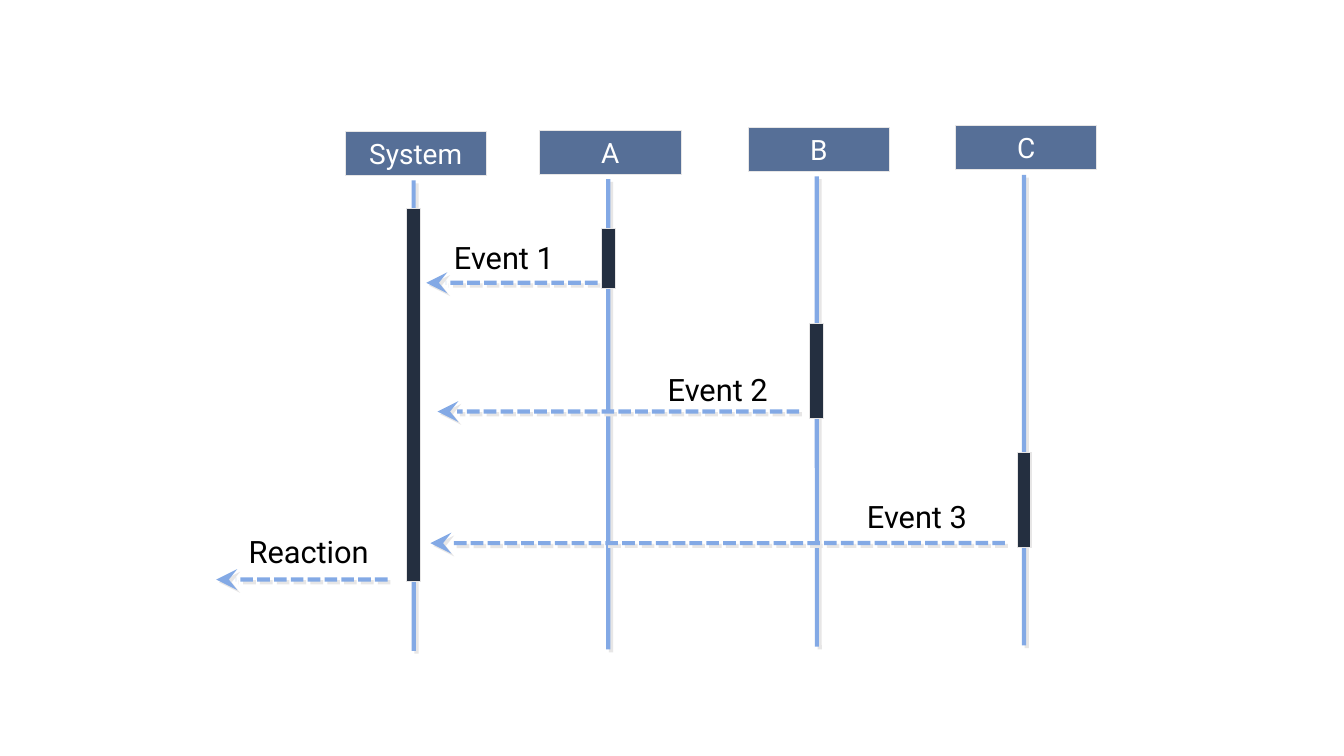
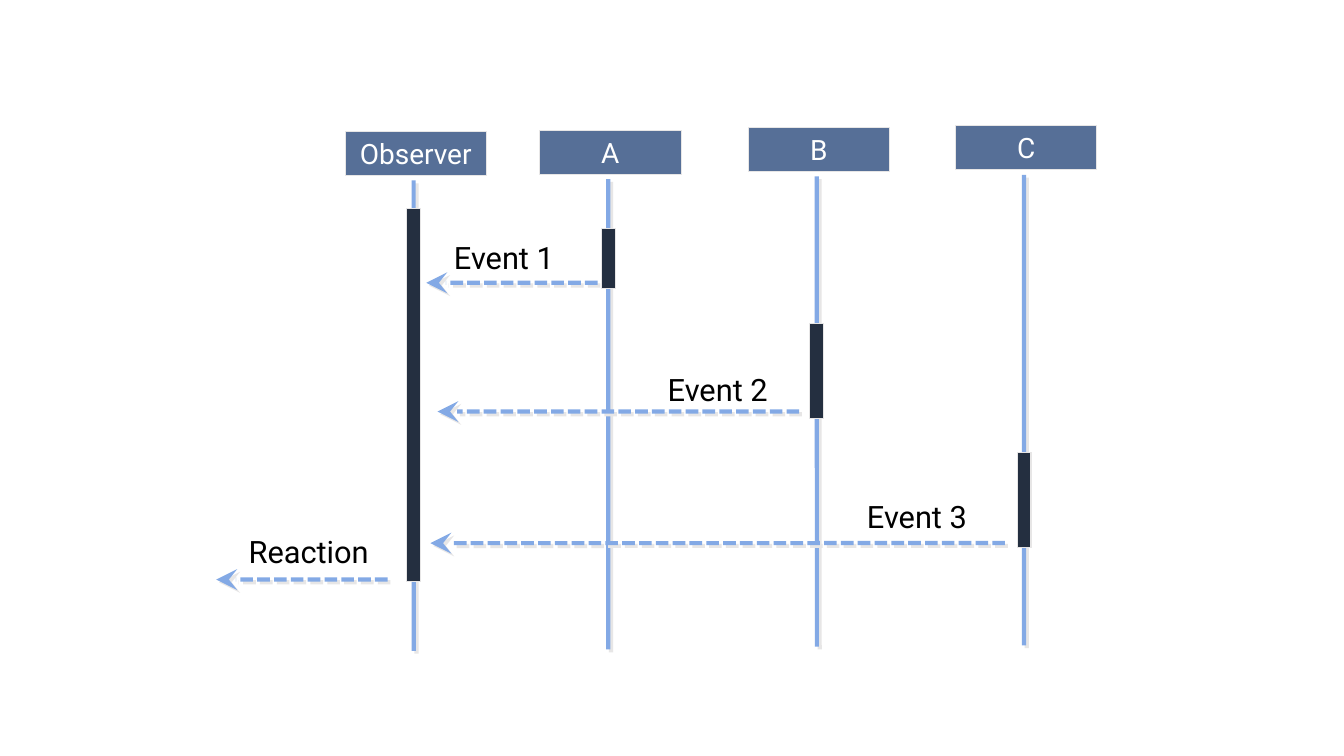
Before and after one commit to Particular/SagaMasterClass, a slide deck: slide 52 of SagaMasterClass.pptx (slide 53 before the commit). Drawn at 1344x756 pixels with LibreOffice and Linux fonts; fonts in the diff are those of the drawing. Boxes give left, top, right and bottom in pixels: in the first picture for what was removed or moved away, otherwise in the second. Text is boxed around its words. In the diff, an @@ line names an element or a change of style, - is before the commit and + after.

```diff
--- a/SagaMasterClass.pptx
+++ b/SagaMasterClass.pptx
@@ text in rectangle at [360, 143, 472, 165]: text changed @@
-System
+Observer
```
Also in this commit, not shown: 8 other slides changed, 9 slides removed.
